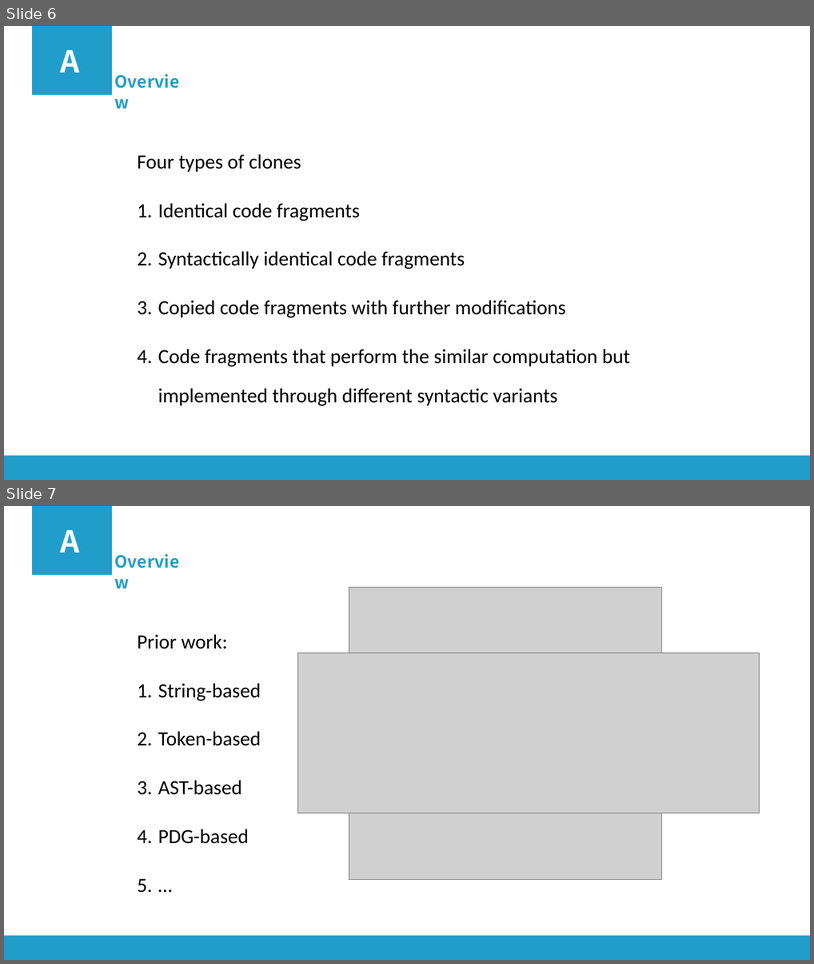
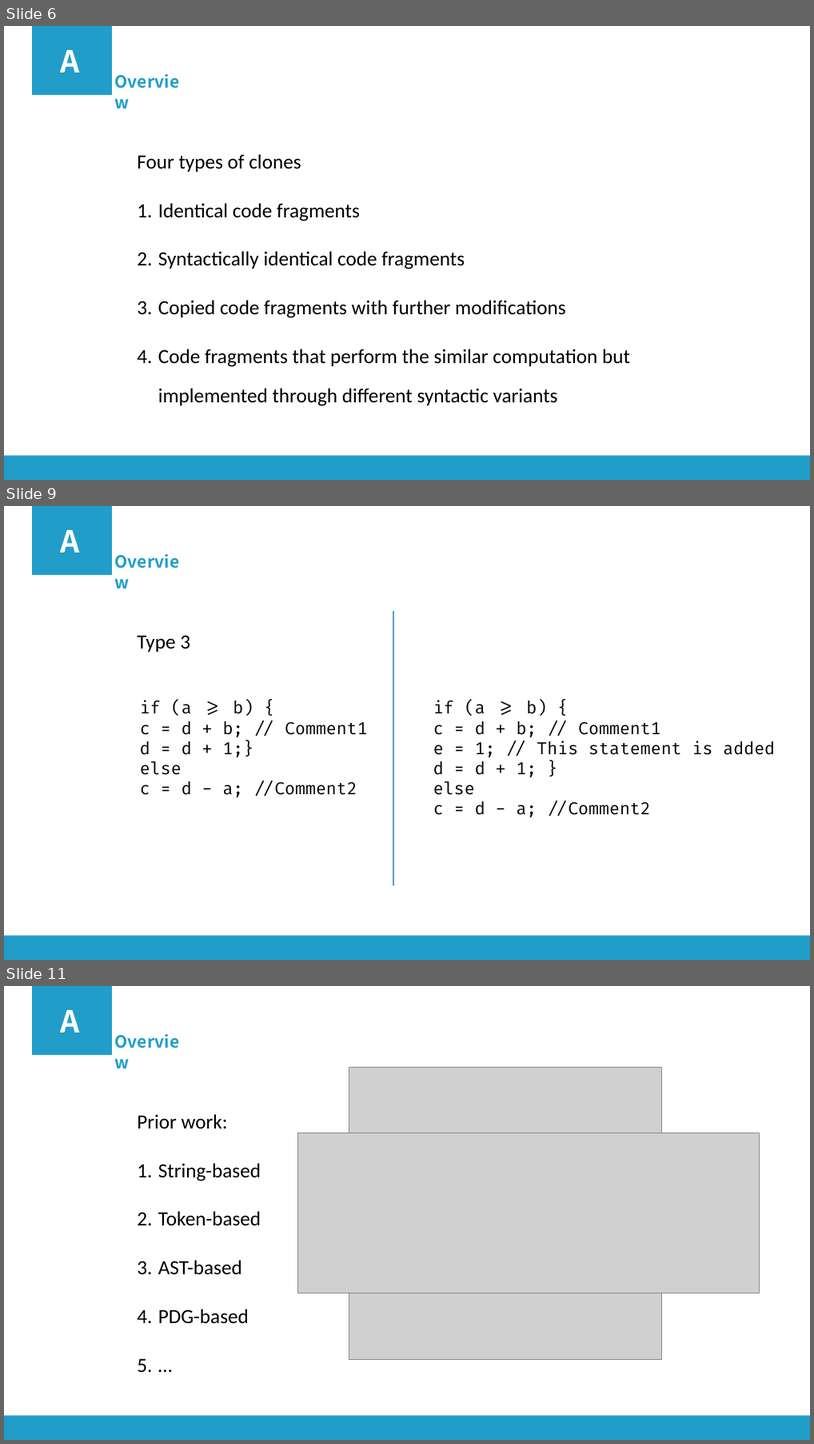
Before and after one commit to qiuliwang/cabinet, a slide deck: papers/AASSppt/AASS.pptx. Shown one above the other, each under a label of ours: slides 6 and 7 before the commit, slides 6, 9 and 11 after it; the slides between them are not shown. The pictures are 814x964 and 814x1444 pixels, drawn with LibreOffice and Linux fonts; fonts in the diff are those of the drawing; grey boxes stand for pictures. Boxes give left, top, right and bottom in pixels: in the first picture for what was removed or moved away, otherwise in the second. Text is boxed around its words. In the diff, an @@ line names an element or a change of style, - is before the commit and + after.

```diff
--- a/papers/AASSppt/AASS.pptx
+++ b/papers/AASSppt/AASS.pptx
@@ slide 9 added at bbox=[4, 506, 810, 960], background #FFFFFF; not listed: 1 template element that a slide beside it also shows @@
@@ rectangle added at bbox=[32, 506, 112, 575], fill #219DC9 @@
@@ text added at bbox=[61, 530, 80, 552], 36 pt, text #FFFFFF, bold @@
+A
@@ text added at bbox=[112, 548, 194, 574], 20 pt, text #219DC9, bold @@
+Overview
@@ line added from (394, 611) to (394, 885), #5B9BD5 2 pt @@
@@ text added at bbox=[137, 635, 190, 652], 24 pt, text #000000 @@
+Type 3
@@ text added at bbox=[140, 700, 368, 797], 20 pt, text #000000 @@
+if (a >= b) {
+c = d + b; // Comment1
+d = d + 1;}
+else
+c = d - a; //Comment2
@@ text added at bbox=[434, 700, 775, 817], 20 pt, text #000000 @@
+if (a >= b) {
+c = d + b; // Comment1
+e = 1; // This statement is added
+d = d + 1; }
+else
+c = d - a; //Comment2
@@ what was slide 7 is now slide 11 @@
```
Also in this commit, not shown: 3 slides changed, 3 other slides added, 1 other file.
